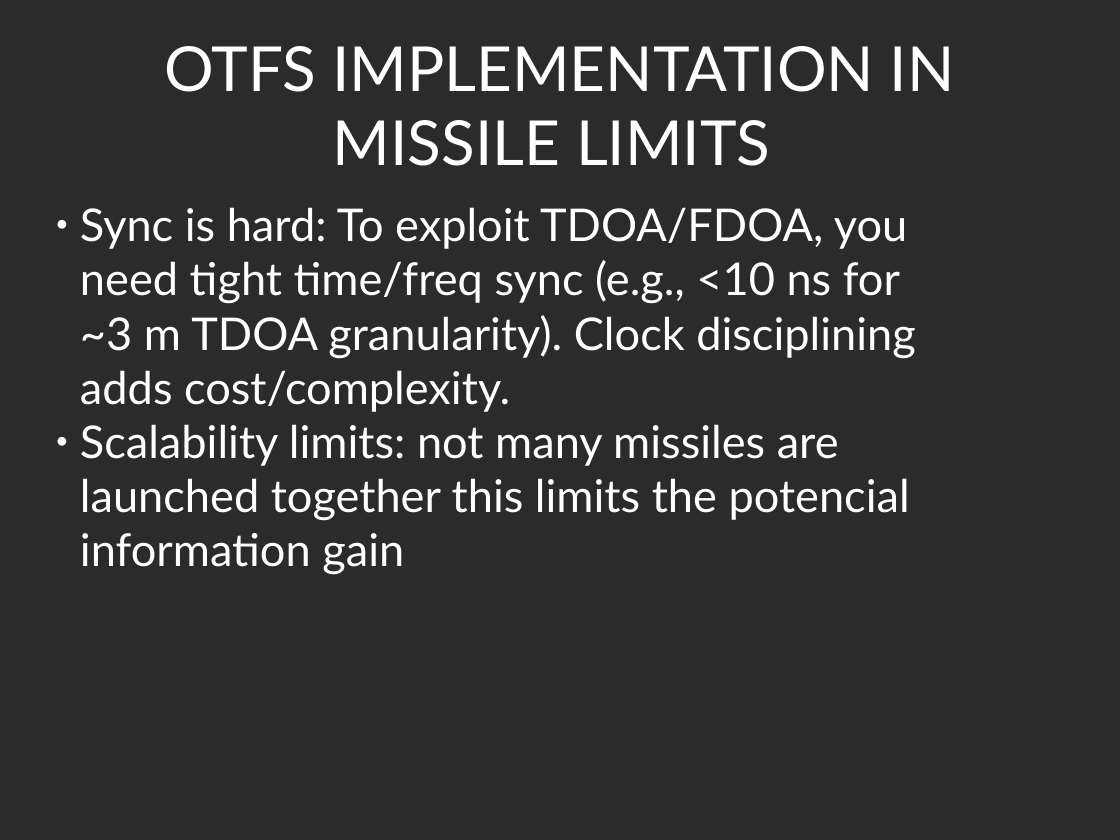
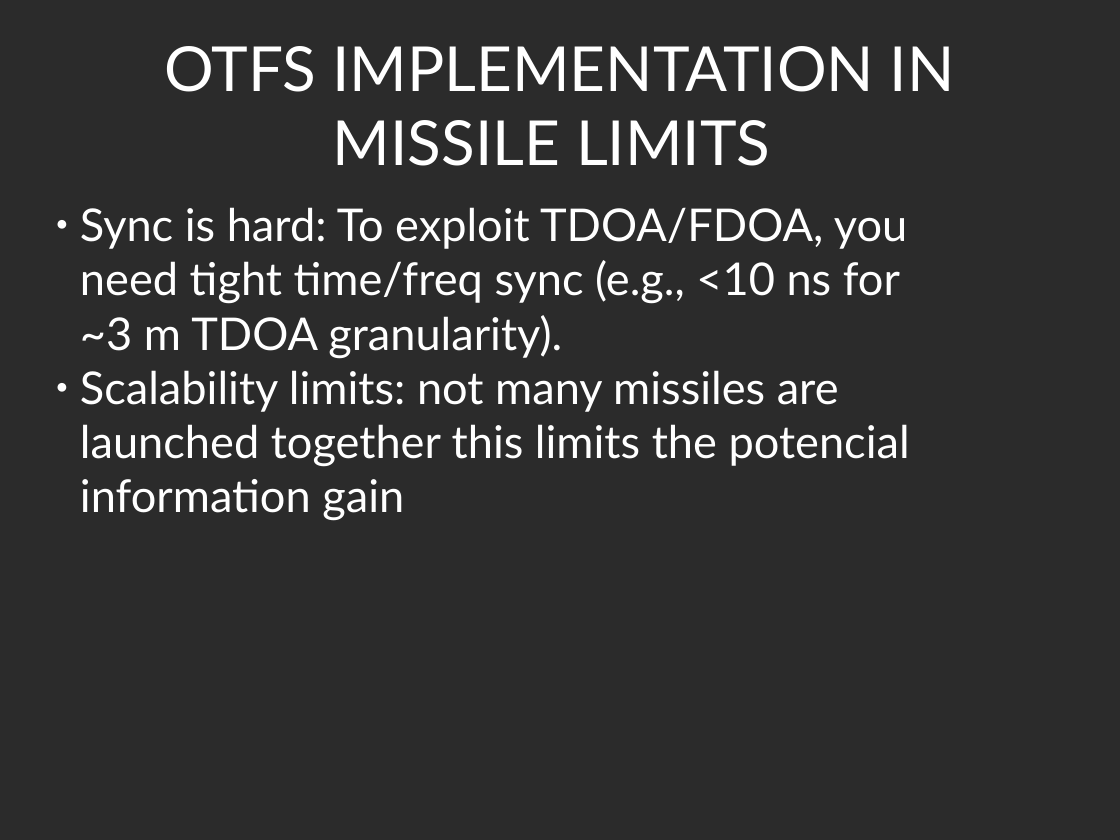
Before and after one commit to fullyconv/thesis-otfs, a slide deck: slide 3 of Sunumlar/MASTER SUNUM2.odp. Drawn at 1120x840 pixels with LibreOffice and Linux fonts; fonts in the diff are those of the drawing; background and template pictures are left out; a plain dark background stands for a picture behind light text. Boxes give left, top, right and bottom in pixels: in the first picture for what was removed or moved away, otherwise in the second. Text is boxed around its words. In the diff, an @@ line names an element or a change of style, - is before the commit and + after.

```diff
--- a/Sunumlar/MASTER SUNUM2.odp
+++ b/Sunumlar/MASTER SUNUM2.odp
@@ subtitle at box(80, 207, 907, 359): text changed @@
-● Sync is hard: To exploit TDOA/FDOA, you need tight time/freq sync (e.g., <10 ns for ~3 m TDOA granularity). Clock disciplining adds cost/complexity.
+● Sync is hard: To exploit TDOA/FDOA, you need tight time/freq sync (e.g., <10 ns for ~3 m TDOA granularity).
```
Also in this commit, not shown: 20 other files.
